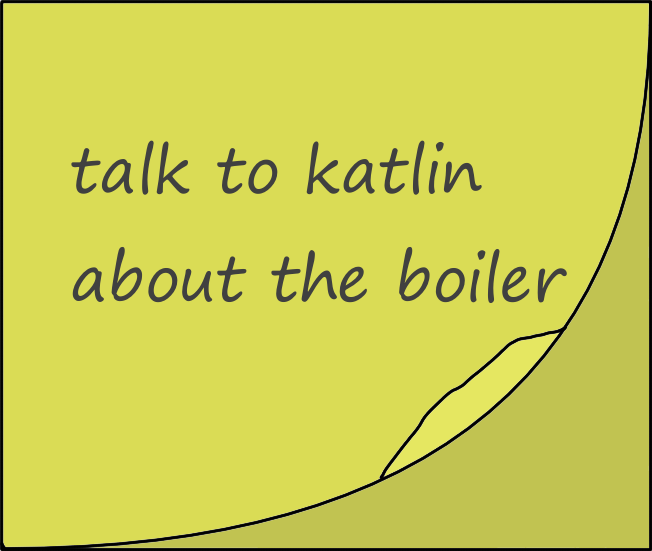
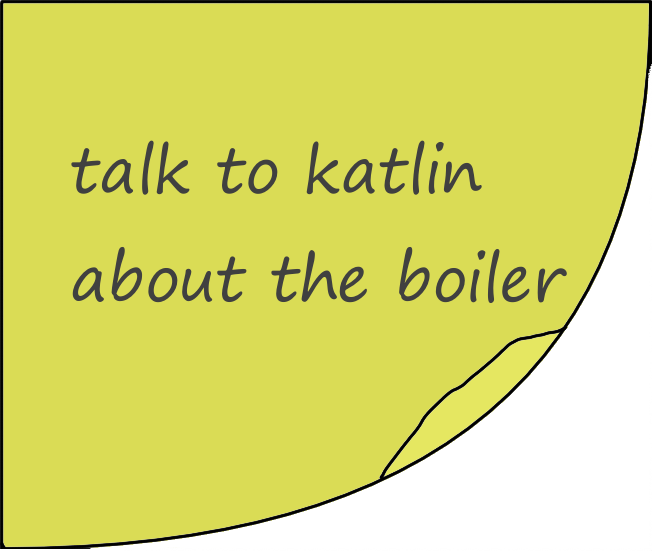
Layered file, before and after one edit (652px x 551px). Changes by layer:
added layer "Copy of background" above "background" over [0, 64, 652, 551]
hid "background" over [0, 64, 652, 551]
